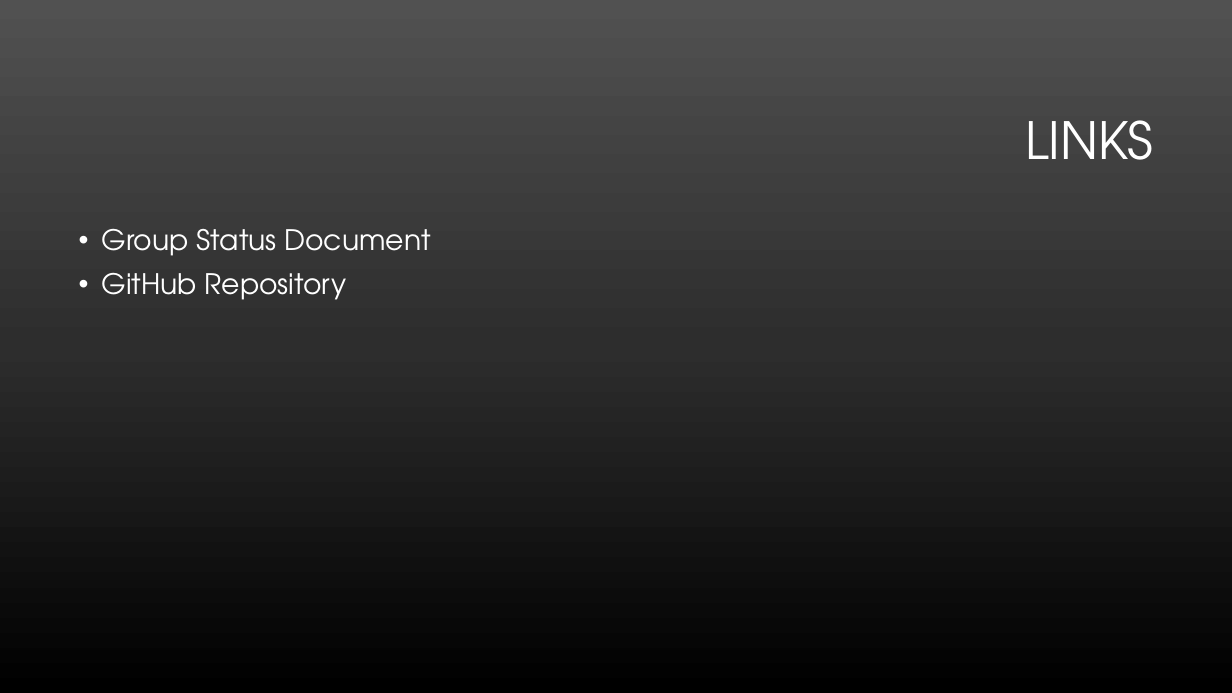
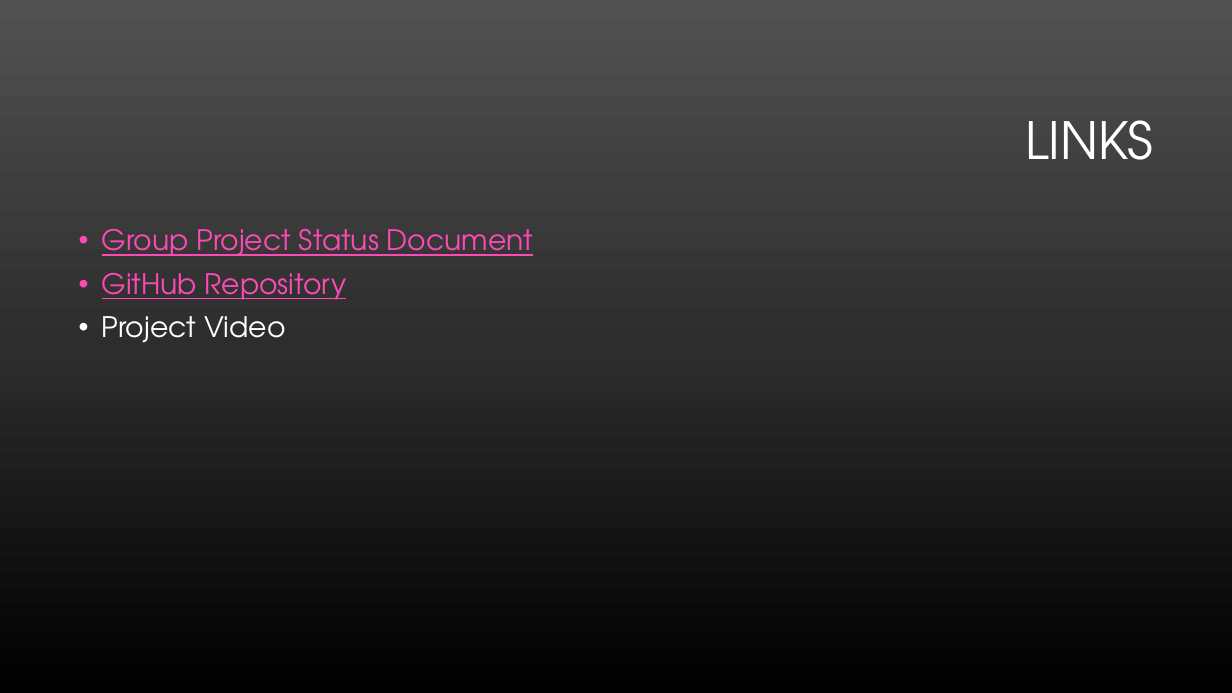
Before and after one commit to kTeaBear/Malice-in-Pyland, a slide deck: slide 13 of CST205 - Final Project Powerpoint.pptx (slide 11 before the commit). Drawn at 1232x693 pixels with LibreOffice and Linux fonts; fonts in the diff are those of the drawing; background and template pictures are left out. Boxes give left, top, right and bottom in pixels: in the first picture for what was removed or moved away, otherwise in the second. Text is boxed around its words. In the diff, an @@ line names an element or a change of style, - is before the commit and + after.

Commit message:
mostly done powerpoint. needs video link

```diff
--- a/CST205 - Final Project Powerpoint.pptx
+++ b/CST205 - Final Project Powerpoint.pptx
@@ text at (x1=102, y1=229, x2=533, y2=256): text changed; text colour #FFFFFF to #FB4AB6 @@
-• Group Status Document
+• Group Project Status Document
@@ text at (x1=102, y1=273, x2=346, y2=300): text colour #FFFFFF to #FB4AB6, underline on in "GitHub Repository" @@
@@ text at (x1=102, y1=316, x2=286, y2=343): paragraph added @@
+• Project Video
```
Also in this commit, not shown: 4 other slides changed, 3 slides added, 1 slide removed.
